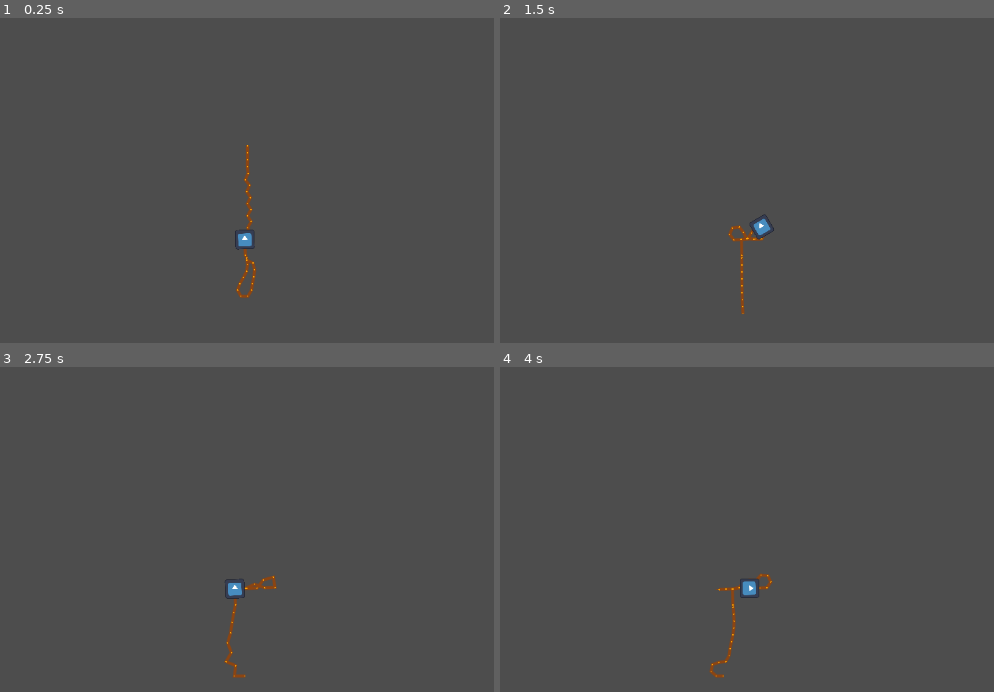
Above: before the commit, frames 1-4 (two rows, left to right).
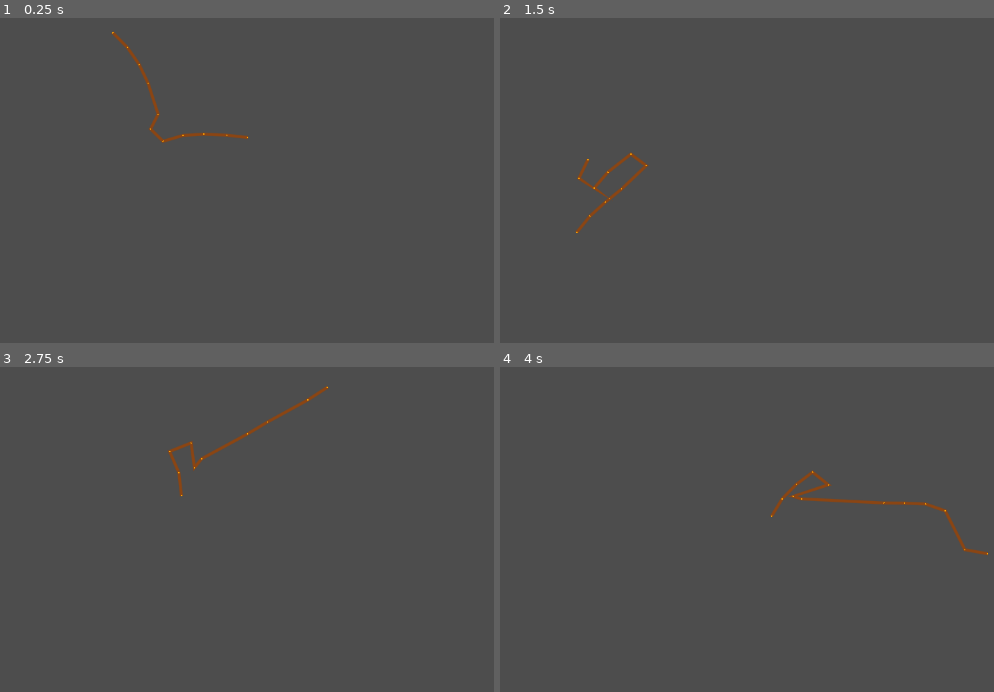
Above: after the commit, the same moments.

Repository: oli-the-broccoli/taught-rope
Game: Godot game, scene res://soft_rope_test.tscn
The game is run twice, just before and just after one commit, with the same random seed, the same clock (stepped at 60 frames per second) and the same inputs. The engine's default icon, where the game draws it, is replaced by a stand-in: a white triangle on a blue panel in a dark square.
Inputs (mouse positions are in pixels of both pictures, inside the frame that each line leads up to):
- Up to frame 1 (0.25 s): no input
- Up to frame 2 (1.5 s): tap Enter at 0.5 s; move the mouse to (924, 115) at 0.52 s; hold Right 0.53-1.28 s; tap 1 at 0.6 s; tap Space at 0.77 s; move the mouse to (588, 161) at 1.27 s; hold Down from 1.28 s (still down); tap 2 at 1.35 s
- Up to frame 3 (2.75 s): tap Space at 1.52 s; move the mouse to (326, 386) at 2.02 s; release Down at 2.03 s; hold Right from 2.03 s (still down); tap 3 at 2.1 s
- Up to frame 4 (4 s): move the mouse to (707, 575) at 2.77 s; release Right at 2.78 s; hold Up 2.78-3.53 s; tap 4 at 2.85 s; tap Space at 3.02, 3.77 s; move the mouse to (989, 552) at 3.52 s; hold Left from 3.53 s (still down); tap 1 at 3.6 s

The runs differ from the first frame. In frame 1, 1.0% of the frame differs, in the area x 22-52%, y 4-87%; in frame 2, 0.8%; in frame 3, 1.0%; in frame 4, 1.2%, in the area x 42-99%, y 31-96%.
Error before the commit: Invalid assignment of property or key 'start_point' with value of type 'Vector2' on a base object of type 'Node2D (SoftRope)'. (res://soft_rope_test.gd:6)

Commit message:
tested pins

Diff:
--- a/soft_rope_test.gd
+++ b/soft_rope_test.gd
@@ -3,7 +3,7 @@
 @export var soft_rope: SoftRope
 
 func _process(delta: float) -> void:
-	soft_rope.start_point = $Camera2D.get_global_mouse_position()
+	$RopeHandle.position = $Camera2D.get_global_mouse_position()
 	var direction: Vector2 = Vector2.ZERO
 	if Input.is_key_pressed(KEY_UP):
 		direction.y -= 1
--- a/soft_rope_test.tscn
+++ b/soft_rope_test.tscn
@@ -1,9 +1,10 @@
-[gd_scene load_steps=8 format=3 uid="uid://brkcns5ekxss2"]
+[gd_scene load_steps=9 format=3 uid="uid://brkcns5ekxss2"]
 
 [ext_resource type="Script" uid="uid://ooqa41wduwk" path="res://soft_rope_test.gd" id="1_x8yrp"]
 [ext_resource type="Script" uid="uid://dukhop6enx3nn" path="res://addons/taught_rope/soft_rope.gd" id="2_63hu4"]
 [ext_resource type="Script" uid="uid://ccts1k502x4wy" path="res://addons/taught_rope/rope_mount.gd" id="3_x7h0l"]
 [ext_resource type="Texture2D" uid="uid://bukueat5yp6sp" path="res://icon.svg" id="4_pj1kk"]
+[ext_resource type="Script" uid="uid://bp0le74tn3cey" path="res://addons/taught_rope/rope_pin.gd" id="5_l0nnq"]
 
 [sub_resource type="CircleShape2D" id="CircleShape2D_63hu4"]
 radius = 58.76
@@ -20,12 +21,11 @@
 [node name="SoftRope" type="Node2D" parent="."]
 script = ExtResource("2_63hu4")
 target_rope_length = 300.0
+target_segment_length = 30.0
 rope_width = 3.0
 itterations = 50
 damping = 2.0
 k_fc = 5.0
-bending_stiffness = 2.0
-free_bending_radius = 10.0
 collision_itterations = 10
 resolve_collisions_while_constraining = true
 draw_nodes = true
@@ -81,5 +81,32 @@
 metadata/_custom_type_script = "uid://ccts1k502x4wy"
 
 [node name="Sprite2D" type="Sprite2D" parent="RopeMount"]
+visible = false
 scale = Vector2(0.21875, 0.21875)
 texture = ExtResource("4_pj1kk")
+
+[node name="RopeHandle" type="Marker2D" parent="." node_paths=PackedStringArray("rope")]
+position = Vector2(-128, 6)
+script = ExtResource("5_l0nnq")
+enabled = true
+rope = NodePath("../SoftRope")
+rope_position = 0.0
+apply_rotation = false
+metadata/_custom_type_script = "uid://bp0le74tn3cey"
+
+[node name="RopeHandle2" type="Marker2D" parent="." node_paths=PackedStringArray("rope")]
+position = Vector2(-128, 6)
+script = ExtResource("5_l0nnq")
+enabled = true
+rope = NodePath("../SoftRope")
+rope_position = 0.55
+strength = 0.285
+metadata/_custom_type_script = "uid://bp0le74tn3cey"
+
+[node name="RopeHandle3" type="Marker2D" parent="." node_paths=PackedStringArray("rope")]
+position = Vector2(-65, -84)
+script = ExtResource("5_l0nnq")
+rope = NodePath("../SoftRope")
+rope_position = 0.218
+apply_rotation = false
+metadata/_custom_type_script = "uid://bp0le74tn3cey"
